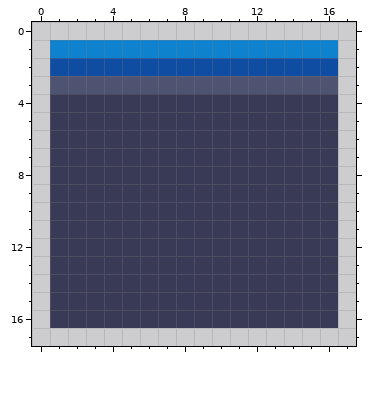
Pixel-art file: Sprites/Environment/General-Assets.aseprite. The picture above is the old version.
200x200 pixels, 1 frame. The old version is drawn lined up with the new one, on the new canvas.
The result:
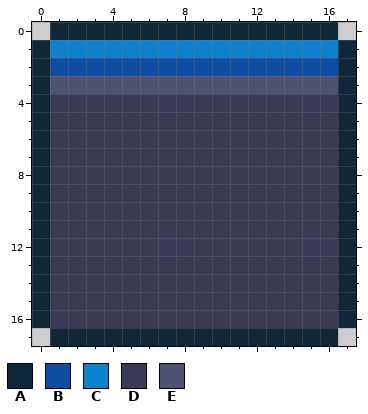
Palette (. is transparent): A #0f2738  B #0f4da3  C #0e82ce  D #393a56  E #4e5371
Changes in this commit:
canvas 200x200 -> 18x18, the old top-left corner now at -15,-15 (the part of the old canvas that was cut away was empty and is not shown)
@@ x 0..17 @@
- 0 ..................
- 1 .CCCCCCCCCCCCCCCC.
- 2 .BBBBBBBBBBBBBBBB.
- 3 .EEEEEEEEEEEEEEEE.
- 4 .DDDDDDDDDDDDDDDD.
- 5 .DDDDDDDDDDDDDDDD.
- 6 .DDDDDDDDDDDDDDDD.
- 7 .DDDDDDDDDDDDDDDD.
- 8 .DDDDDDDDDDDDDDDD.
- 9 .DDDDDDDDDDDDDDDD.
-10 .DDDDDDDDDDDDDDDD.
-11 .DDDDDDDDDDDDDDDD.
-12 .DDDDDDDDDDDDDDDD.
-13 .DDDDDDDDDDDDDDDD.
-14 .DDDDDDDDDDDDDDDD.
-15 .DDDDDDDDDDDDDDDD.
-16 .DDDDDDDDDDDDDDDD.
-17 ..................
+ 0 .AAAAAAAAAAAAAAAA.
+ 1 ACCCCCCCCCCCCCCCCA
+ 2 ABBBBBBBBBBBBBBBBA
+ 3 AEEEEEEEEEEEEEEEEA
+ 4 ADDDDDDDDDDDDDDDDA
+ 5 ADDDDDDDDDDDDDDDDA
+ 6 ADDDDDDDDDDDDDDDDA
+ 7 ADDDDDDDDDDDDDDDDA
+ 8 ADDDDDDDDDDDDDDDDA
+ 9 ADDDDDDDDDDDDDDDDA
+10 ADDDDDDDDDDDDDDDDA
+11 ADDDDDDDDDDDDDDDDA
+12 ADDDDDDDDDDDDDDDDA
+13 ADDDDDDDDDDDDDDDDA
+14 ADDDDDDDDDDDDDDDDA
+15 ADDDDDDDDDDDDDDDDA
+16 ADDDDDDDDDDDDDDDDA
+17 .AAAAAAAAAAAAAAAA.
